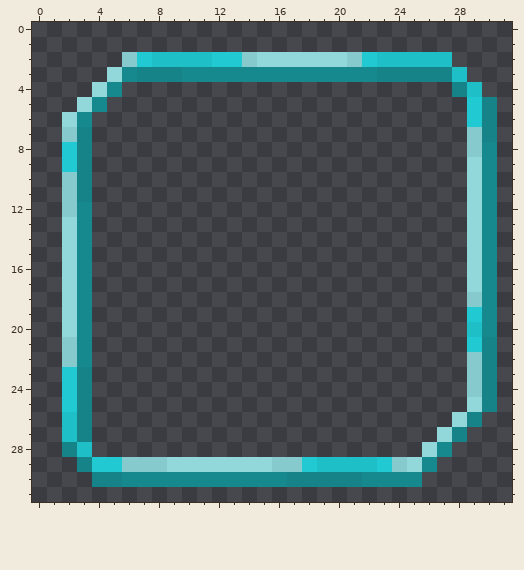
One commit to this pixel-art file: Assets/Art/UserInterface/Icons/FrameClicked.aseprite. The first picture shows the starting point.
32x32 pixels, 1 frame.
Now the later version:
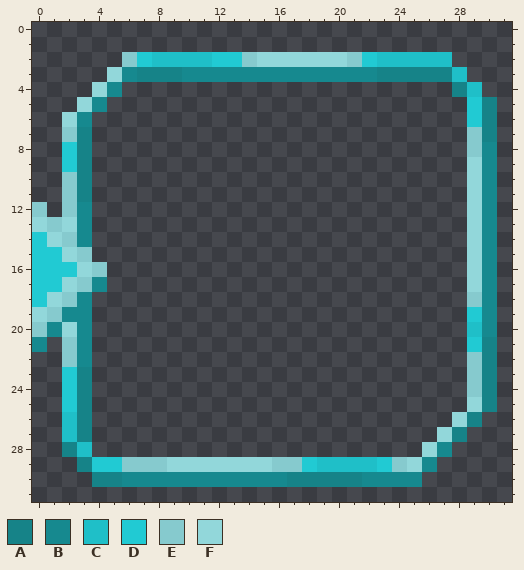
Palette (. is transparent): A #168388  B #16898f  C #1fbfc8  D #21cad3  E #86cace  F #92d7da
Difference:
There is now colour B in row 17 at x 4; in row 20 at x 1; in row 21 at x 0.
The edit turns colour F into colour B in row 19 at x 2.
There is now colour D in row 14 at x 0; in rows 15 to 17 at x 0 to 1; in row 18 at x 0.
The edit turns colour F into colour D in row 16 at x 2.
There is now colour E in row 12 at x 0; in row 13 at x 1; in row 16 at x 4; in row 19 at x 1; in row 20 at x 0.
The edit turns colour B into colour E in row 15 at x 3; in row 17 at x 3.
The edit turns colour F into colour E in row 14 at x 2; in row 18 at x 2.
There is now colour F in row 13 at x 0; in row 14 at x 1; in row 18 at x 1; in row 19 at x 0.
The edit turns colour B into colour F in row 16 at x 3.
